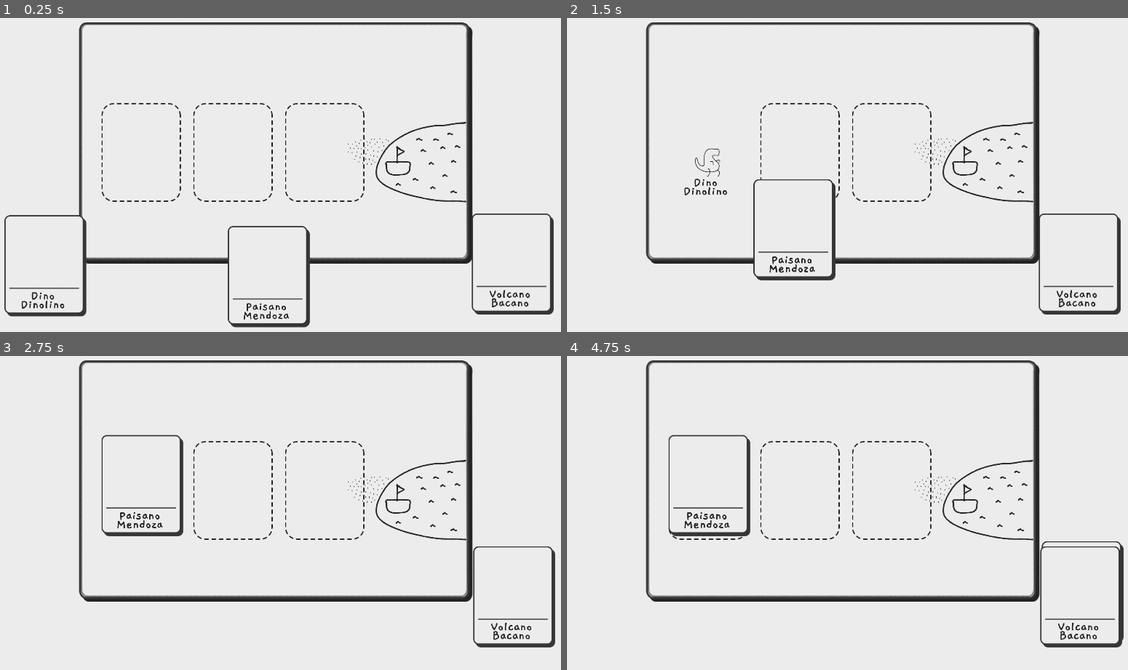
Above: before the commit, frames 1-4 (two rows, left to right).
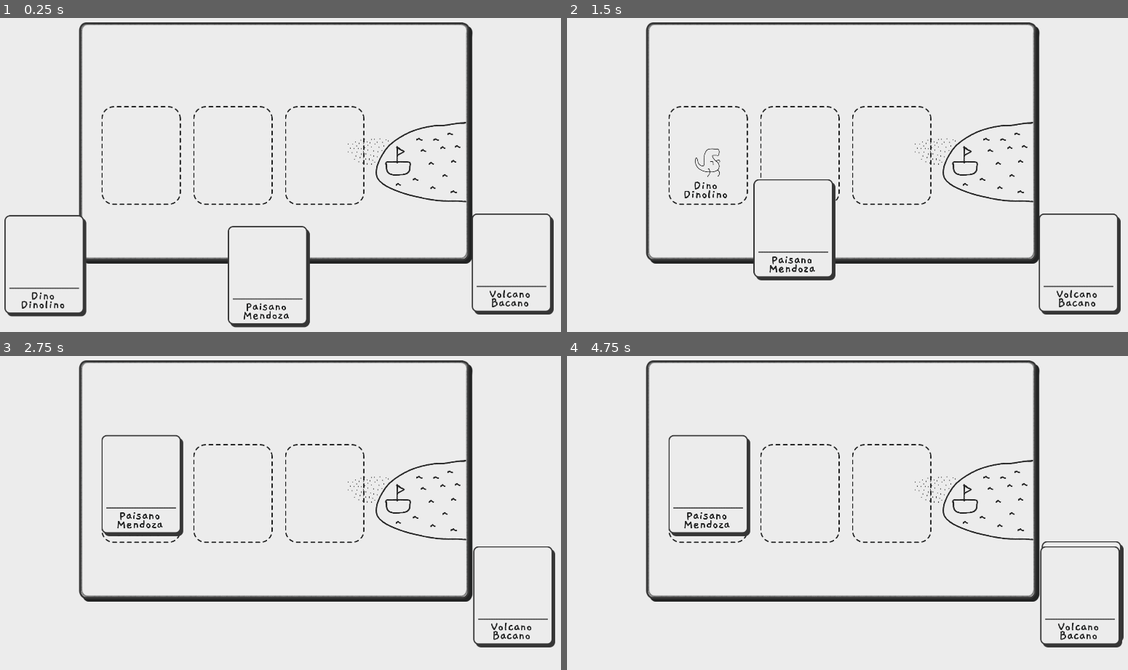
Above: after the commit, the same moments.

Repository: Perro-Viejo/los-cuentos-de-vampichoco
Game: Godot game, scene res://Level1.tscn
Two runs of this game, one before a commit and one after it. Both use one fixed random seed, a clock stepped at 60 frames per second and the inputs below.
Inputs (mouse positions are in pixels of both pictures, inside the frame that each line leads up to):
- Up to frame 1 (0.25 s): no input
- Up to frame 2 (1.5 s): tap Enter at 0.5 s; drag from (611, 266) to (707, 153) at 0.52 s; drag from (836, 275) to (707, 153) at 1.27 s
- Up to frame 3 (2.75 s): tap Space at 2 s; move the mouse to (510, 600) at 2.02 s; click (510, 600) at 2.17 s
- Up to frame 4 (4.75 s): tap Enter at 2.75, 4.25 s; drag from (813, 575) to (802, 491) at 2.77 s; tap Space at 3.5 s; move the mouse to (1015, 556) at 3.52 s; click (1015, 556) at 3.67 s; drag from (667, 459) to (1083, 597) at 4.27 s

The runs differ from the first frame. In frame 1, 0.9% of the frame differs, in the area x 18-65%, y 27-60%; in frame 2, 0.9%; in frame 3, 0.7%; in frame 4, 0.7%.

Commit message:
remove slot hiding

Diff:
--- a/GUI.tscn
+++ b/GUI.tscn
@@ -22,17 +22,17 @@
 }
 
 [node name="SlotA" parent="Control" instance=ExtResource( 6 )]
-position = Vector2( 511.923, 493.484 )
+position = Vector2( 511.923, 503.779 )
 input_pickable = false
 slot_texture = ExtResource( 1 )
 
 [node name="SlotB" parent="Control" instance=ExtResource( 6 )]
-position = Vector2( 814.8, 493.484 )
+position = Vector2( 814.8, 503.779 )
 input_pickable = false
 slot_texture = ExtResource( 1 )
 
 [node name="SlotC" parent="Control" instance=ExtResource( 6 )]
-position = Vector2( 1117.48, 493.484 )
+position = Vector2( 1117.48, 503.779 )
 input_pickable = false
 slot_texture = ExtResource( 1 )
 
--- a/Slot.gd
+++ b/Slot.gd
@@ -22,7 +22,7 @@
 	if not empty:
 		if other.get_parent() == current_card:
 			empty = true
-			$Slot.show()
+#			$Slot.show()
 			EventsManager.emit_signal("card_removed", get_name(), current_card.get_name())
 			print("salio ", current_card.get_name())
 
@@ -30,7 +30,7 @@
 	EventsManager.emit_signal("card_inserted", get_name(), current_card.get_name())
 	if empty:
 		print("inserte", current_card.get_name())
-		$Slot.hide()
+#		$Slot.hide()
 		current_card.set_position(get_position())
 		current_card.set_z_index(0)
 		empty = false
